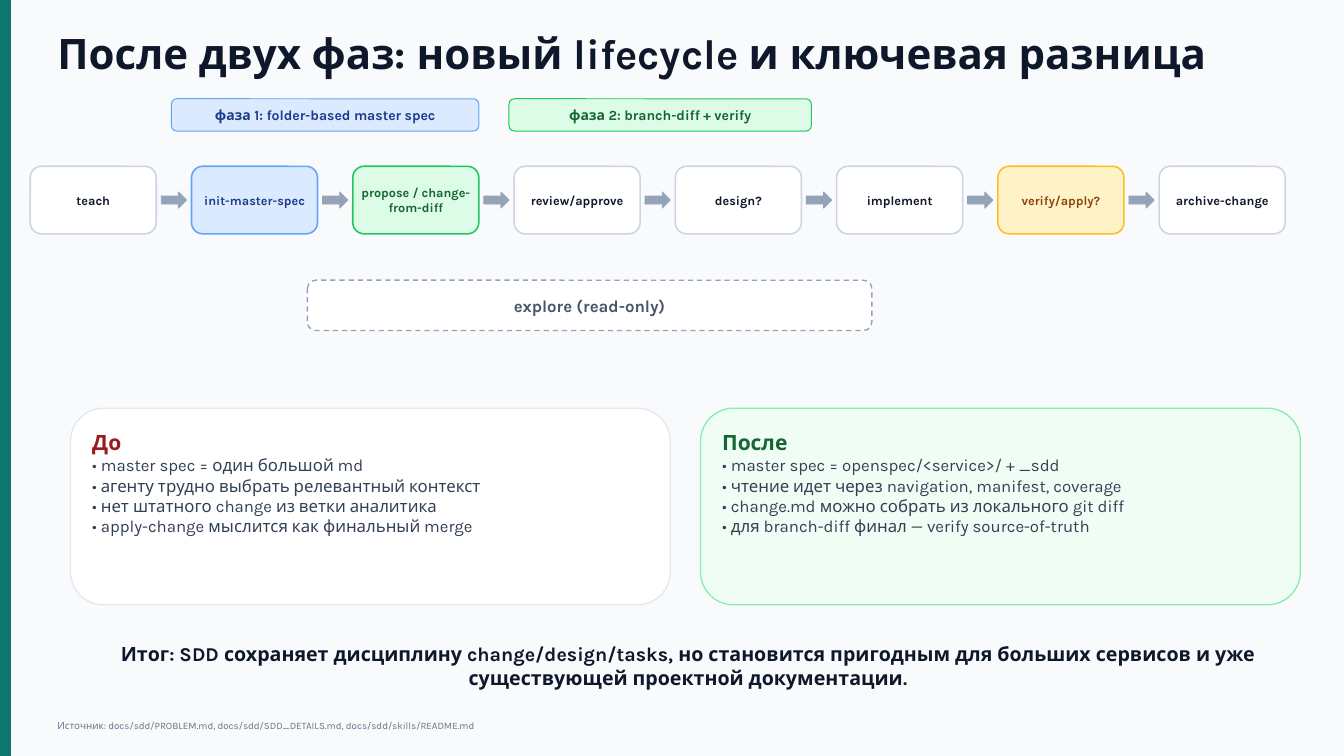
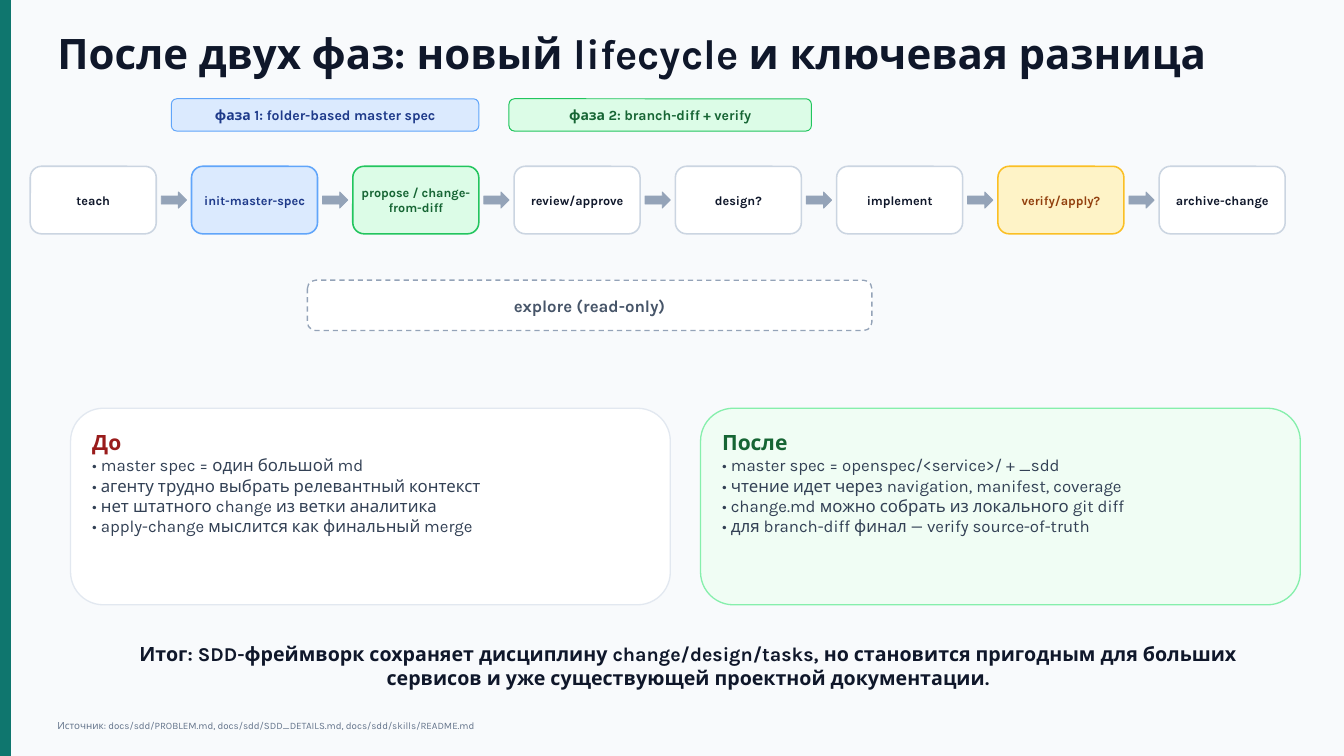
Before and after one commit to DenisVanin4402/TestQwenCli, a slide deck: slide 5 of docs/sdd/sdd_openspec_problem_update.pptx. Drawn at 1344x756 pixels with LibreOffice and Linux fonts; fonts in the diff are those of the drawing. Boxes give left, top, right and bottom in pixels: in the first picture for what was removed or moved away, otherwise in the second. Text is boxed around its words. In the diff, an @@ line names an element or a change of style, - is before the commit and + after.

```diff
--- a/docs/sdd/sdd_openspec_problem_update.pptx
+++ b/docs/sdd/sdd_openspec_problem_update.pptx
@@ text at (139, 645, 1236, 690): text changed @@
-Итог: SDD сохраняет дисциплину change/design/tasks, но становится пригодным для больших сервисов и уже существующей проектной документации.
+Итог: SDD-фреймворк сохраняет дисциплину change/design/tasks, но становится пригодным для больших сервисов и уже существующей проектной документации.
```
Also in this commit, not shown: 1 other slide changed, 27 other files.
